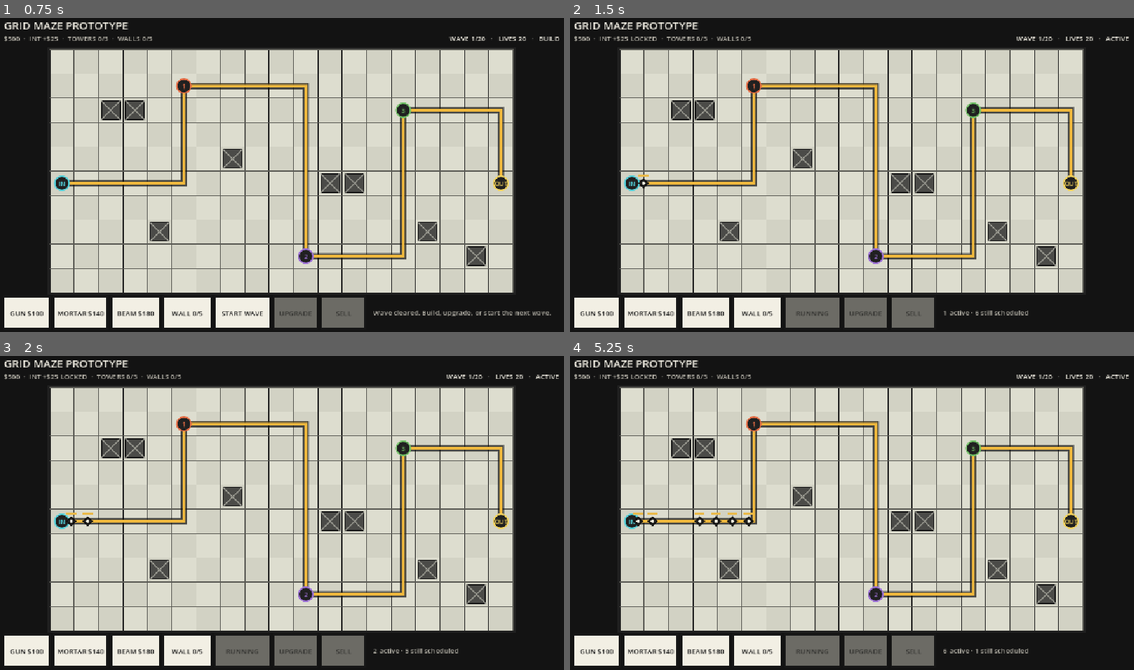
Above: before the commit, frames 1-4 (two rows, left to right).
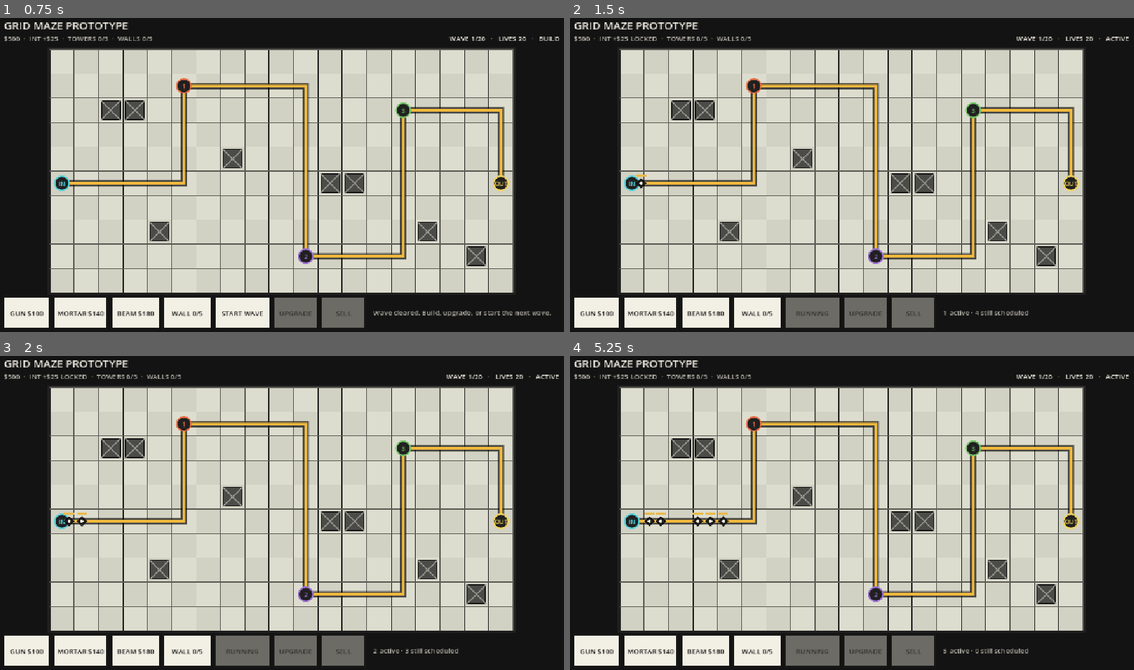
Above: after the commit, the same moments.

Repository: tstover91/Towerdefense
Game: Godot game, scene res://prototype/prototype_main.tscn
Same seed, same stepped clock (60 frames per second), same inputs: the game is played once before the commit and once after it.
Inputs (mouse positions are in pixels of both pictures, inside the frame that each line leads up to):
- Up to frame 1 (0.75 s): tap Enter at 0.5 s; move the mouse to (406, 159) at 0.52 s; click (406, 159) at 0.67 s
- Up to frame 2 (1.5 s): tap Space at 0.77, 1.25 s; drag from (739, 190) to (823, 240) at 1.27 s
- Up to frame 3 (2 s): no input
- Up to frame 4 (5.25 s): move the mouse to (908, 443) at 2.02 s; click (908, 443) at 2.17 s; drag from (823, 578) to (677, 465) at 2.77 s; move the mouse to (1021, 563) at 3.52 s; click (1021, 563) at 3.67 s; tap Space at 3.77 s; drag from (677, 465) to (767, 434) at 4.27 s; move the mouse to (880, 513) at 5.02 s; click (880, 513) at 5.17 s

Frame 1 is identical in both runs. In frame 2, less than 0.1% of the frame differs, in the area x 11-73%, y 49-95%; in frame 3, 0.1%; in frame 4, 0.4%.

Commit message:
Slow and strengthen enemy formations

Diff:
--- a/prototype/prototype_enemy.gd
+++ b/prototype/prototype_enemy.gd
@@ -8,10 +8,10 @@
 const TYPE_GIANT: StringName = &"giant"
 const TYPE_CARRIER: StringName = &"carrier"
 const TYPE_DATA := {
-	TYPE_SOLDIER: {"health": 20, "speed": 1.15, "leak": 1, "radius": 0.17, "color": Color("2b2b29")},
-	TYPE_RUNNER: {"health": 13, "speed": 1.85, "leak": 1, "radius": 0.14, "color": Color("d94f3d")},
-	TYPE_GIANT: {"health": 95, "speed": 0.88, "leak": 3, "radius": 0.27, "color": Color("3c5264")},
-	TYPE_CARRIER: {"health": 70, "speed": 0.96, "leak": 2, "radius": 0.24, "color": Color("75559a"), "releases": 4},
+	TYPE_SOLDIER: {"health": 42, "speed": 0.90, "leak": 1, "radius": 0.17, "color": Color("2b2b29")},
+	TYPE_RUNNER: {"health": 28, "speed": 1.20, "leak": 1, "radius": 0.14, "color": Color("d94f3d")},
+	TYPE_GIANT: {"health": 320, "speed": 0.60, "leak": 3, "radius": 0.27, "color": Color("3c5264")},
+	TYPE_CARRIER: {"health": 210, "speed": 0.68, "leak": 2, "radius": 0.24, "color": Color("75559a"), "releases": 4},
 }
 const BODY_INSET := Color("ece8da")
 const DAMAGE_FLASH_COLOR := Color("ef624d")
@@ -28,8 +28,8 @@
 var visual_radius := 10.0
 var damage_flash_remaining := 0.0
 var current_cell_size := 48.0
-var base_speed_cells_per_second := 1.15
-var current_speed_cells_per_second := 1.15
+var base_speed_cells_per_second := 0.90
+var current_speed_cells_per_second := 0.90
 var formation_id := -1
 var formation_index := 0
 var released_children := false
--- a/prototype/prototype_round_controller.gd
+++ b/prototype/prototype_round_controller.gd
@@ -12,26 +12,26 @@
 const MAX_EMPTY_FIELD_DELAY := 0.35
 
 const WAVES: Array[Dictionary] = [
-	{"scale": 1.00, "groups": [{"type": &"soldier", "count": 4, "interval": 0.58}, {"type": &"soldier", "count": 3, "interval": 0.52, "gap": 1.10}]},
-	{"scale": 1.08, "groups": [{"type": &"soldier", "count": 5, "interval": 0.52}, {"type": &"runner", "count": 3, "interval": 0.46, "gap": 1.00}]},
-	{"scale": 1.16, "groups": [{"members": [&"giant", &"soldier", &"soldier", &"soldier"], "interval": 0.48}, {"type": &"runner", "count": 4, "interval": 0.42, "gap": 1.10}]},
-	{"scale": 1.25, "groups": [{"type": &"soldier", "count": 6, "interval": 0.44}, {"members": [&"carrier", &"soldier", &"soldier"], "interval": 0.50, "gap": 1.00}]},
-	{"scale": 1.38, "groups": [{"members": [&"giant", &"soldier", &"soldier", &"soldier", &"soldier"], "interval": 0.45}, {"type": &"runner", "count": 5, "interval": 0.36, "gap": 1.10}]},
-	{"scale": 1.50, "groups": [{"type": &"soldier", "count": 7, "interval": 0.40}, {"type": &"carrier", "count": 2, "interval": 0.80, "gap": 1.00}]},
-	{"scale": 1.64, "groups": [{"members": [&"giant", &"soldier", &"soldier", &"soldier", &"soldier", &"soldier"], "interval": 0.42}, {"type": &"runner", "count": 6, "interval": 0.32, "gap": 1.00}]},
-	{"scale": 1.80, "groups": [{"type": &"soldier", "count": 8, "interval": 0.37}, {"members": [&"carrier", &"soldier", &"soldier", &"soldier"], "interval": 0.44, "gap": 0.95}]},
-	{"scale": 1.98, "groups": [{"members": [&"giant", &"soldier", &"soldier", &"soldier", &"soldier"], "interval": 0.40}, {"type": &"runner", "count": 7, "interval": 0.29, "gap": 0.90}]},
-	{"scale": 2.20, "groups": [{"type": &"carrier", "count": 3, "interval": 0.65}, {"members": [&"giant", &"soldier", &"soldier", &"soldier", &"soldier", &"soldier"], "interval": 0.38, "gap": 1.00}]},
-	{"scale": 2.35, "groups": [{"type": &"soldier", "count": 9, "interval": 0.34}, {"type": &"runner", "count": 7, "interval": 0.27, "gap": 0.85}]},
-	{"scale": 2.55, "groups": [{"members": [&"giant", &"soldier", &"soldier", &"soldier", &"soldier", &"soldier", &"soldier"], "interval": 0.36}, {"type": &"carrier", "count": 3, "interval": 0.60, "gap": 0.95}]},
-	{"scale": 2.75, "groups": [{"type": &"runner", "count": 9, "interval": 0.25}, {"type": &"soldier", "count": 9, "interval": 0.32, "gap": 0.90}]},
-	{"scale": 3.00, "groups": [{"members": [&"giant", &"soldier", &"soldier", &"carrier", &"soldier", &"soldier"], "interval": 0.38}, {"type": &"runner", "count": 8, "interval": 0.24, "gap": 0.90}]},
+	{"scale": 1.00, "groups": [{"type": &"soldier", "count": 3, "interval": 0.58}, {"type": &"soldier", "count": 2, "interval": 0.52, "gap": 1.10}]},
+	{"scale": 1.08, "groups": [{"type": &"soldier", "count": 4, "interval": 0.52}, {"type": &"runner", "count": 2, "interval": 0.46, "gap": 1.00}]},
+	{"scale": 1.16, "groups": [{"members": [&"giant", &"soldier", &"soldier"], "interval": 0.48}, {"type": &"runner", "count": 3, "interval": 0.42, "gap": 1.10}]},
+	{"scale": 1.25, "groups": [{"type": &"soldier", "count": 4, "interval": 0.44}, {"type": &"carrier", "count": 1, "interval": 0.50, "gap": 1.00}]},
+	{"scale": 1.38, "groups": [{"members": [&"giant", &"soldier", &"soldier", &"soldier"], "interval": 0.45}, {"type": &"runner", "count": 3, "interval": 0.36, "gap": 1.10}]},
+	{"scale": 1.50, "groups": [{"type": &"soldier", "count": 5, "interval": 0.40}, {"type": &"carrier", "count": 1, "interval": 0.80, "gap": 1.00}]},
+	{"scale": 1.64, "groups": [{"members": [&"giant", &"soldier", &"soldier", &"soldier"], "interval": 0.42}, {"type": &"runner", "count": 4, "interval": 0.32, "gap": 1.00}]},
+	{"scale": 1.80, "groups": [{"type": &"soldier", "count": 5, "interval": 0.37}, {"members": [&"carrier", &"soldier", &"soldier"], "interval": 0.44, "gap": 0.95}]},
+	{"scale": 1.98, "groups": [{"members": [&"giant", &"soldier", &"soldier", &"soldier"], "interval": 0.40}, {"type": &"runner", "count": 5, "interval": 0.29, "gap": 0.90}]},
+	{"scale": 2.20, "groups": [{"type": &"carrier", "count": 2, "interval": 0.65}, {"members": [&"giant", &"soldier", &"soldier", &"soldier"], "interval": 0.38, "gap": 1.00}]},
+	{"scale": 2.35, "groups": [{"type": &"soldier", "count": 6, "interval": 0.34}, {"type": &"runner", "count": 5, "interval": 0.27, "gap": 0.85}]},
+	{"scale": 2.55, "groups": [{"members": [&"giant", &"soldier", &"soldier", &"soldier", &"soldier"], "interval": 0.36}, {"type": &"carrier", "count": 2, "interval": 0.60, "gap": 0.95}]},
+	{"scale": 2.75, "groups": [{"type": &"runner", "count": 6, "interval": 0.25}, {"type": &"soldier", "count": 6, "interval": 0.32, "gap": 0.90}]},
+	{"scale": 3.00, "groups": [{"members": [&"giant", &"soldier", &"carrier", &"soldier"], "interval": 0.38}, {"type": &"runner", "count": 5, "interval": 0.24, "gap": 0.90}]},
 	{"scale": 3.30, "groups": [{"type": &"giant", "count": 3, "interval": 0.70}, {"type": &"carrier", "count": 3, "interval": 0.58, "gap": 0.90}]},
-	{"scale": 3.50, "groups": [{"type": &"soldier", "count": 10, "interval": 0.30}, {"type": &"runner", "count": 10, "interval": 0.22, "gap": 0.82}]},
-	{"scale": 3.75, "groups": [{"members": [&"giant", &"soldier", &"soldier", &"soldier", &"carrier", &"soldier"], "interval": 0.34}, {"type": &"runner", "count": 9, "interval": 0.21, "gap": 0.85}]},
-	{"scale": 4.00, "groups": [{"type": &"carrier", "count": 4, "interval": 0.52}, {"members": [&"giant", &"soldier", &"soldier", &"soldier", &"soldier", &"soldier"], "interval": 0.32, "gap": 0.80}]},
-	{"scale": 4.30, "groups": [{"type": &"runner", "count": 12, "interval": 0.20}, {"type": &"soldier", "count": 11, "interval": 0.28, "gap": 0.78}]},
-	{"scale": 4.80, "groups": [{"members": [&"giant", &"giant", &"soldier", &"soldier", &"carrier", &"soldier", &"soldier"], "interval": 0.36}, {"type": &"carrier", "count": 4, "interval": 0.48, "gap": 0.85}, {"type": &"runner", "count": 10, "interval": 0.20, "gap": 0.85}]},
+	{"scale": 3.50, "groups": [{"type": &"soldier", "count": 7, "interval": 0.30}, {"type": &"runner", "count": 7, "interval": 0.22, "gap": 0.82}]},
+	{"scale": 3.75, "groups": [{"members": [&"giant", &"soldier", &"soldier", &"carrier", &"soldier"], "interval": 0.34}, {"type": &"runner", "count": 6, "interval": 0.21, "gap": 0.85}]},
+	{"scale": 4.00, "groups": [{"type": &"carrier", "count": 3, "interval": 0.52}, {"members": [&"giant", &"soldier", &"soldier", &"soldier"], "interval": 0.32, "gap": 0.80}]},
+	{"scale": 4.30, "groups": [{"type": &"runner", "count": 8, "interval": 0.20}, {"type": &"soldier", "count": 8, "interval": 0.28, "gap": 0.78}]},
+	{"scale": 4.80, "groups": [{"members": [&"giant", &"giant", &"soldier", &"carrier", &"soldier"], "interval": 0.36}, {"type": &"carrier", "count": 3, "interval": 0.48, "gap": 0.85}, {"type": &"runner", "count": 7, "interval": 0.20, "gap": 0.85}]},
 ]
 
 var phase: StringName = PHASE_BUILD
--- a/tools/prototype_combat_loop_smoke.gd
+++ b/tools/prototype_combat_loop_smoke.gd
@@ -62,7 +62,7 @@
 		"spawn notifications immediately refresh the active counter"
 	)
 	_assert(
-		int(latest_counter_state.get("remaining_spawns", -1)) == 6,
+		int(latest_counter_state.get("remaining_spawns", -1)) == 4,
 		"spawn notifications immediately refresh the scheduled counter"
 	)
 	_finish("PROTOTYPE_COMBAT_LOOP_SMOKE_OK")
--- a/tools/prototype_phase1_combat_smoke.gd
+++ b/tools/prototype_phase1_combat_smoke.gd
@@ -54,10 +54,12 @@
 	splash_projectile.damage = 7
 	splash_projectile.splash_radius = 50.0
 	splash_projectile._apply_splash(splash_a.global_position)
-	_assert(splash_a.health == 13 and splash_b.health == 13, "mortar splash damages a nearby group")
+	_assert(splash_a.health == 35 and splash_b.health == 35, "mortar splash damages a nearby group")
 
 	var leader: Node2D = _make_enemy(board, Vector2(800.0, 300.0), EnemyScript.TYPE_GIANT, 44, 0)
 	var follower: Node2D = _make_enemy(board, Vector2(780.0, 300.0), EnemyScript.TYPE_SOLDIER, 44, 1)
+	_assert(leader.max_health >= follower.max_health * 7, "giants have tank-scale survivability")
+	_assert(is_equal_approx(leader.base_speed_cells_per_second / follower.base_speed_cells_per_second, 2.0 / 3.0), "giants move at two-thirds soldier speed")
 	leader.route_progress = 3.0
 	follower.route_progress = 2.6
 	follower._update_formation_speed()
Not shown, changed: prototype/README.md
